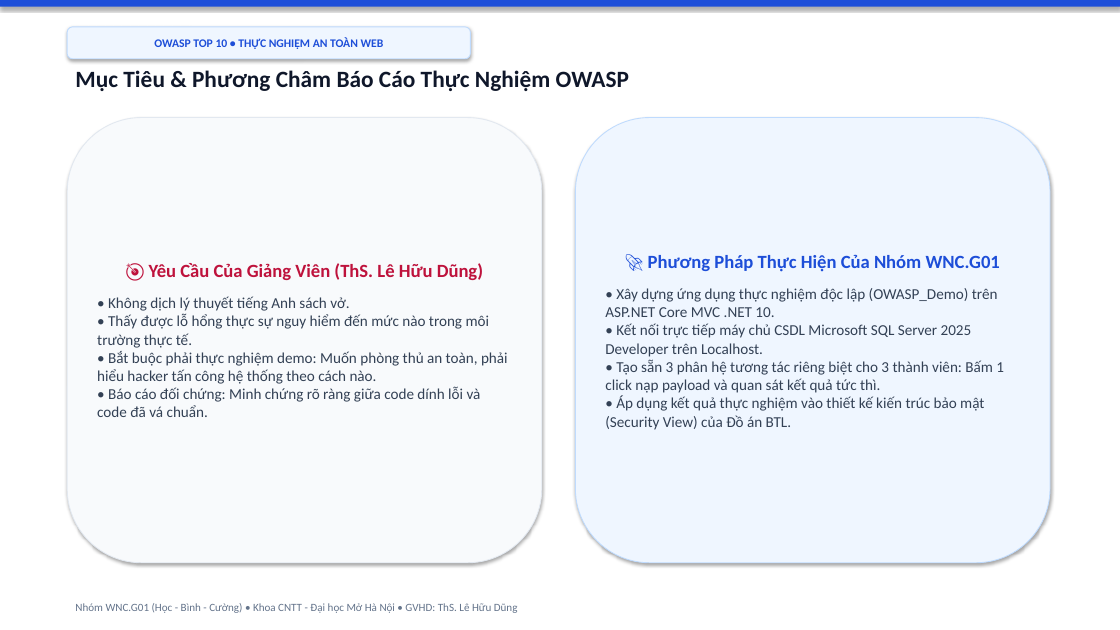
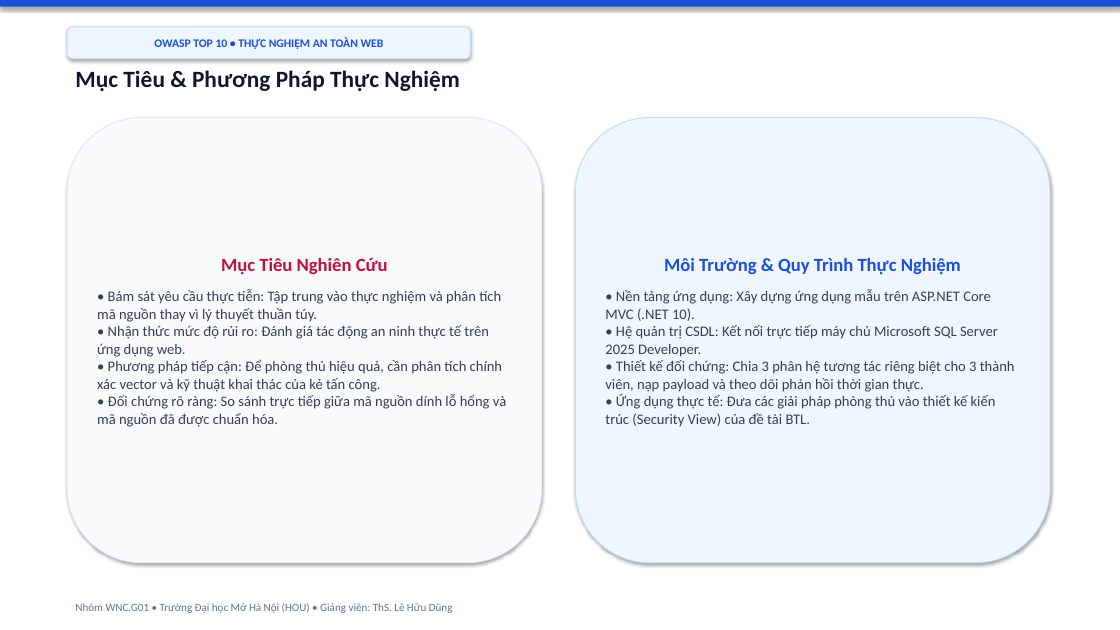
Before and after one commit to hocjsoo/OWASP_Demo, a slide deck: slide 2 of Slide_OWASP_Top3_Nhom_WNC_G01.pptx. Drawn at 1120x630 pixels with LibreOffice and Linux fonts; fonts in the diff are those of the drawing. Boxes give left, top, right and bottom in pixels: in the first picture for what was removed or moved away, otherwise in the second. Text is boxed around its words. In the diff, an @@ line names an element or a change of style, - is before the commit and + after.

```diff
--- a/Slide_OWASP_Top3_Nhom_WNC_G01.pptx
+++ b/Slide_OWASP_Top3_Nhom_WNC_G01.pptx
@@ text at [75, 70, 459, 91]: text changed @@
-Mục Tiêu & Phương Châm Báo Cáo Thực Nghiệm OWASP
+Mục Tiêu & Phương Pháp Thực Nghiệm
@@ text in rounded rectangle at [97, 257, 506, 427]: text changed; size 13 to 12.5 pt @@
-🎯 Yêu Cầu Của Giảng Viên (ThS. Lê Hữu Dũng)
-• Không dịch lý thuyết tiếng Anh sách vở.
-• Thấy được lỗ hổng thực sự nguy hiểm đến mức nào trong môi trường thực tế.
-• Bắt buộc phải thực nghiệm demo: Muốn phòng thủ an toàn, phải hiểu hacker tấn công hệ thống theo cách nào.
-• Báo cáo đối chứng: Minh chứng rõ ràng giữa code dính lỗi và code đã vá chuẩn.
+Mục Tiêu Nghiên Cứu
+• Bám sát yêu cầu thực tiễn: Tập trung vào thực nghiệm và phân tích mã nguồn thay vì lý thuyết thuần túy.
+• Nhận thức mức độ rủi ro: Đánh giá tác động an ninh thực tế trên ứng dụng web.
+• Phương pháp tiếp cận: Để phòng thủ hiệu quả, cần phân tích chính xác vector và kỹ thuật khai thác của kẻ tấn công.
+• Đối chứng rõ ràng: So sánh trực tiếp giữa mã nguồn dính lỗ hổng và mã nguồn đã được chuẩn hóa.
@@ text in rounded rectangle at [605, 258, 1015, 427]: text changed; size 13 to 12.5 pt @@
-🚀 Phương Pháp Thực Hiện Của Nhóm WNC.G01
-• Xây dựng ứng dụng thực nghiệm độc lập (OWASP_Demo) trên ASP.NET Core MVC .NET 10.
-• Kết nối trực tiếp máy chủ CSDL Microsoft SQL Server 2025 Developer trên Localhost.
-• Tạo sẵn 3 phân hệ tương tác riêng biệt cho 3 thành viên: Bấm 1 click nạp payload và quan sát kết quả tức thì.
-• Áp dụng kết quả thực nghiệm vào thiết kế kiến trúc bảo mật (Security View) của Đồ án BTL.
+Môi Trường & Quy Trình Thực Nghiệm
+• Nền tảng ứng dụng: Xây dựng ứng dụng mẫu trên ASP.NET Core MVC (.NET 10).
+• Hệ quản trị CSDL: Kết nối trực tiếp máy chủ Microsoft SQL Server 2025 Developer.
+• Thiết kế đối chứng: Chia 3 phân hệ tương tác riêng biệt cho 3 thành viên, nạp payload và theo dõi phản hồi thời gian thực.
+• Ứng dụng thực tế: Đưa các giải pháp phòng thủ vào thiết kế kiến trúc (Security View) của đề tài BTL.
@@ text at [75, 603, 453, 613]: text changed @@
-Nhóm WNC.G01 (Học - Bình - Cường) • Khoa CNTT - Đại học Mở Hà Nội • GVHD: ThS. Lê Hữu Dũng
+Nhóm WNC.G01 • Trường Đại học Mở Hà Nội (HOU) • Giảng viên: ThS. Lê Hữu Dũng
```
Also in this commit, not shown: 21 other slides changed, 2 other files.
